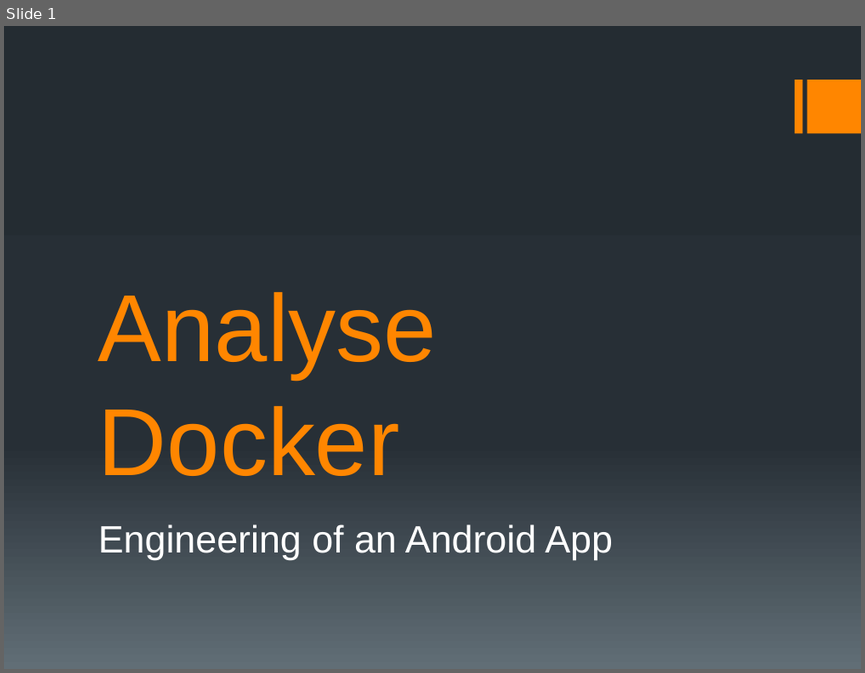
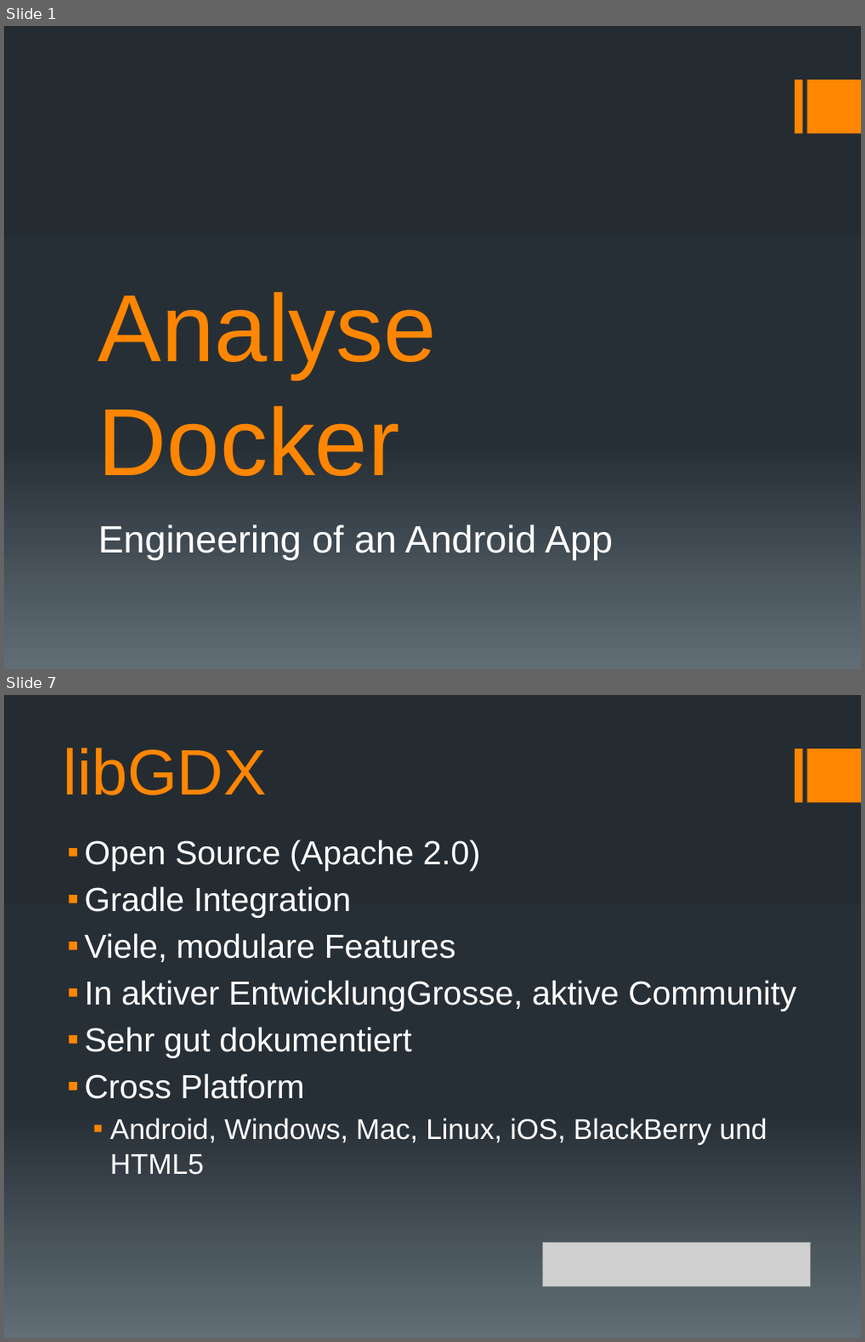
Before and after one commit to docker-apps/Docker, a slide deck: Documents/Analyse/Analyse_Präsentation_v1.pptx. Shown one above the other, each under a label of ours: slide 1 before the commit, slides 1 and 7 after it; the slides between them are not shown. The pictures are 865x673 and 865x1342 pixels, drawn with LibreOffice and Linux fonts; fonts in the diff are those of the drawing; grey boxes stand for pictures. Boxes give left, top, right and bottom in pixels: in the first picture for what was removed or moved away, otherwise in the second. Text is boxed around its words. In the diff, an @@ line names an element or a change of style, - is before the commit and + after.

```diff
--- a/Documents/Analyse/Analyse_Präsentation_v1.pptx
+++ b/Documents/Analyse/Analyse_Präsentation_v1.pptx
@@ slide 7 added at (4,695,861,1338), background gradient #242C33 to #273037 to #636D76; not listed: 2 template elements that a slide beside it also shows @@
@@ title added at (63,748,266,795), 54 pt, text #FF8600 @@
+libGDX
@@ text added at (85,839,796,1174), 28 pt, text #FFFFFF @@
+▪ Open Source (Apache 2.0)
+▪ Gradle Integration
+▪ Viele, modulare Features
+▪ In aktiver EntwicklungGrosse, aktive Community
+▪ Sehr gut dokumentiert
+▪ Cross Platform
+  ▪ Android, Windows, Mac, Linux, iOS, BlackBerry und HTML5
@@ picture added at (543,1242,811,1287) @@
```
Also in this commit, not shown: 2 slides changed, 5 other slides added, 2 slides removed.
